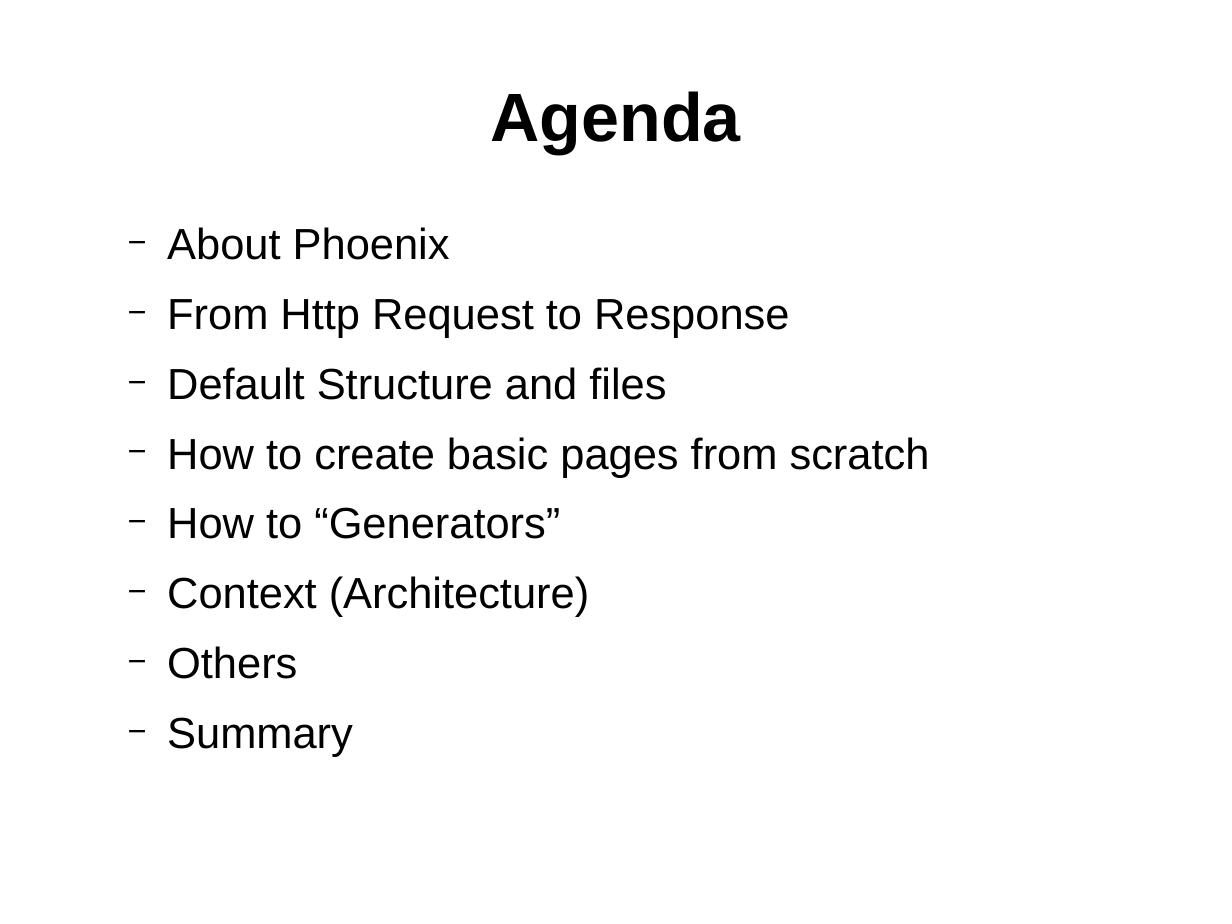
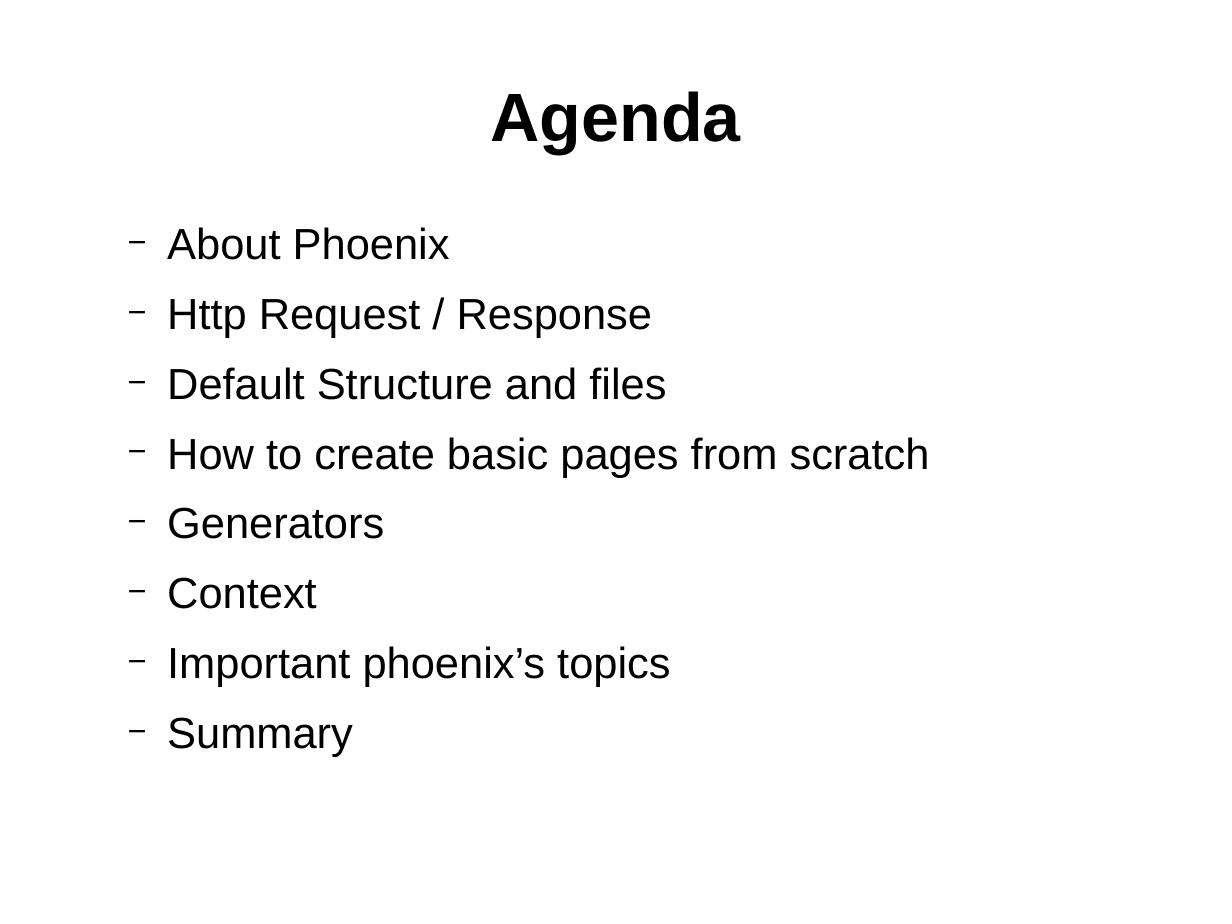
Before and after one commit to ramortegui/talks, a slide deck: slide 2 of phoenix-basics.odp. Drawn at 1232x924 pixels with LibreOffice and Linux fonts; fonts in the diff are those of the drawing. Boxes give left, top, right and bottom in pixels: in the first picture for what was removed or moved away, otherwise in the second. Text is boxed around its words. In the diff, an @@ line names an element or a change of style, - is before the commit and + after.

Commit message:
Add phoenix basics presentation and sample code.

```diff
--- a/phoenix-basics.odp
+++ b/phoenix-basics.odp
@@ text at (167,299,653,338): text changed @@
-  − From Http Request to Response
+  − Http Request / Response
@@ text at (167,507,670,687): text changed @@
-  − How to “Generators”
-  − Context (Architecture)
-  − Others
+  − Generators
+  − Context
+  − Important phoenix’s topics
```
Also in this commit, not shown: 5 other slides changed, 58 other files.
